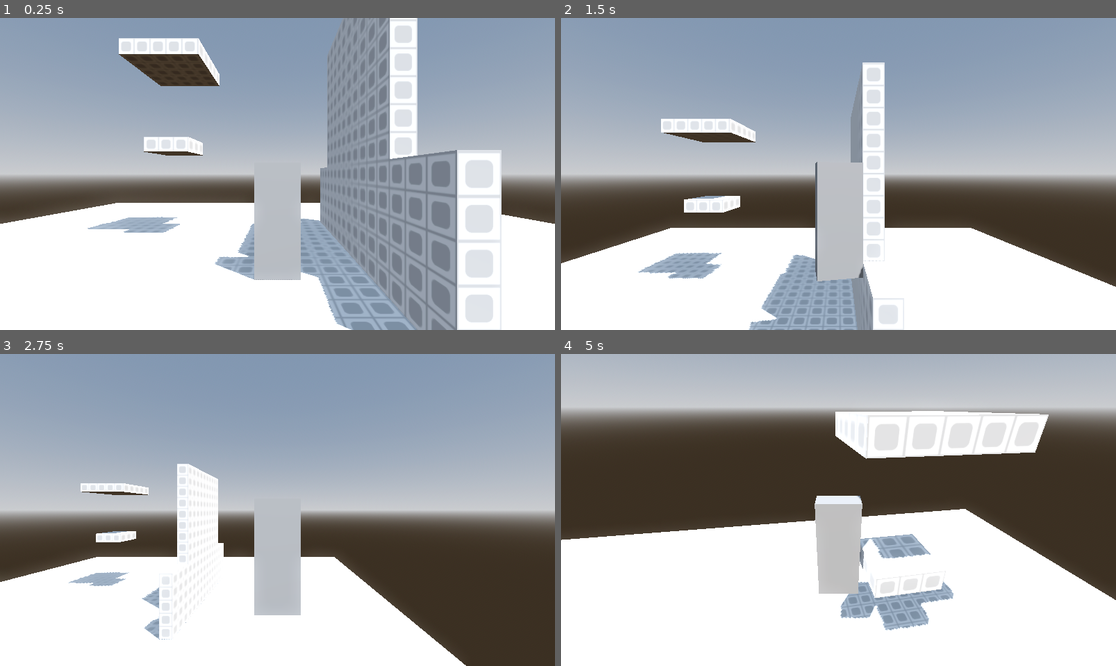
Above: before the commit, frames 1-4 (two rows, left to right).
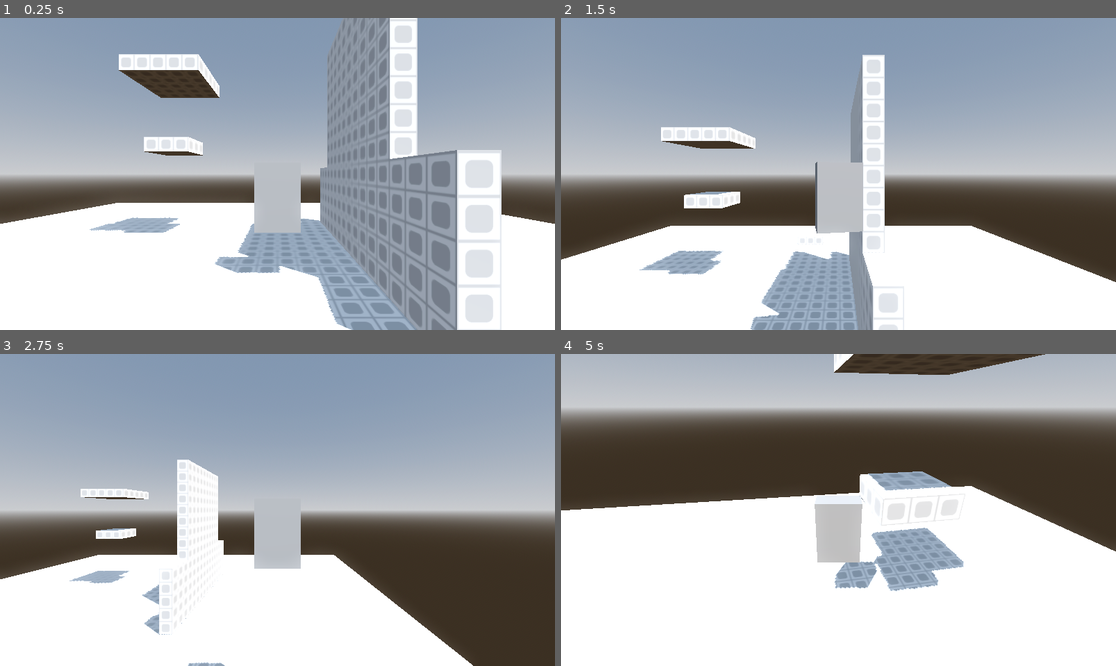
Above: after the commit, the same moments.

Repository: Natelytle/jomolith
Game: Godot game, scene res://Scenes/main.tscn
The game is run twice, just before and just after one commit, with the same random seed, the same clock (stepped at 60 frames per second) and the same inputs.
Inputs (mouse positions are in pixels of both pictures, inside the frame that each line leads up to):
- Up to frame 1 (0.25 s): no input
- Up to frame 2 (1.5 s): move the mouse to (960, 158) at 0.52 s; hold D (right) 0.53-1.28 s; hold Space (jump) 0.53-1.28 s; move the mouse to (727, 189) at 1.27 s; hold S (backward) from 1.28 s (still down); right-click (727, 189) at 1.35 s
- Up to frame 3 (2.75 s): tap Space (jump) at 1.52, 1.55, 1.82 s; move the mouse to (333, 441) at 2.02 s; release S (backward) at 2.03 s; hold D (right) from 2.03 s (still down); hold Space (jump) from 2.03 s (still down); tap Shift (shift_lock) at 2.1 s
- Up to frame 4 (5 s): move the mouse to (810, 572) at 2.77 s; release D (right) at 2.78 s; release Space (jump) at 2.78 s; hold W (forward) from 2.78 s (still down); tap Mouse wheel up (zoom_in) at 2.85 s; tap Space (jump) at 3.02, 3.05, 3.32, 4.35, 4.52, 4.82 s; move the mouse to (877, 513) at 3.52 s; hold Space (jump) 3.53-4.28 s; tap Mouse wheel down (zoom_out) at 3.6 s; move the mouse to (794, 506) at 4.27 s

The runs differ from the first frame. In frame 1, 3.8% of the frame differs, in the area x 6-94%, y 6-96%; in frame 2, 6.0%; in frame 3, 3.2%; in frame 4, 21%, in the area x 0-100%, y 0-89%.

Commit message:
Implement a leg hitbox

Diff:
--- a/Scenes/main.tscn
+++ b/Scenes/main.tscn
@@ -1,8 +1,9 @@
-[gd_scene load_steps=11 format=3 uid="uid://h4pwgavpjngs"]
+[gd_scene load_steps=12 format=3 uid="uid://h4pwgavpjngs"]
 
 [ext_resource type="Texture2D" uid="uid://btoef73roaw3p" path="res://Assets/stud.png" id="1_jjgbg"]
 [ext_resource type="Script" uid="uid://dth1luwuqr57k" path="res://Scripts/player.gd" id="2_bo1nx"]
 [ext_resource type="Script" uid="uid://dwawk6mdin4bn" path="res://Scripts/player_camera.gd" id="3_8gbba"]
+[ext_resource type="Script" uid="uid://d0om88yju5he1" path="res://Scripts/hitbox_legs.gd" id="3_kry3j"]
 [ext_resource type="Script" uid="uid://s8h6behrjjwb" path="res://Scripts/camera_follow.gd" id="4_jjvhh"]
 
 [sub_resource type="ProceduralSkyMaterial" id="ProceduralSkyMaterial_7dm0k"]
@@ -29,7 +30,7 @@
 uv1_triplanar = true
 
 [sub_resource type="BoxShape3D" id="BoxShape3D_8gbba"]
-size = Vector3(2, 5, 1)
+size = Vector3(2, 3, 1)
 
 [node name="Main" type="Node3D"]
 
@@ -68,20 +69,83 @@
 material = SubResource("StandardMaterial3D_jjvhh")
 
 [node name="CSGBox3D5" type="CSGBox3D" parent="Stage/CSGBox3D"]
-transform = Transform3D(1, 0, 0, 0, 1, 0, 0, 0, 1, -7.44894, 13, -6.49654)
+transform = Transform3D(1, 0, 0, 0, 1, 0, 0, 0, 1, -7.44894, 12, -6.49654)
 size = Vector3(5, 1, 5)
+material = SubResource("StandardMaterial3D_jjvhh")
+
+[node name="CSGBox3D6" type="CSGBox3D" parent="Stage/CSGBox3D"]
+transform = Transform3D(1, 0, 0, 0, 1, 0, 0, 0, 1, -0.5, 1, -16.5)
+use_collision = true
+size = Vector3(3, 1, 3)
 material = SubResource("StandardMaterial3D_jjvhh")
 
 [node name="Player" type="CharacterBody3D" parent="."]
 floor_snap_length = 1.0
 script = ExtResource("2_bo1nx")
 
-[node name="Hitbox" type="CollisionShape3D" parent="Player"]
-transform = Transform3D(1, 0, 0, 0, 1, 0, 0, 0, 1, 0, 2.5, 0)
+[node name="HitboxTorso" type="CollisionShape3D" parent="Player"]
+transform = Transform3D(1, 0, 0, 0, 1, 0, 0, 0, 1, 0, 3.5, 0)
 shape = SubResource("BoxShape3D_8gbba")
 
-[node name="Avatar" type="CSGBox3D" parent="Player/Hitbox"]
-size = Vector3(2, 5, 1)
+[node name="Avatar" type="CSGBox3D" parent="Player/HitboxTorso"]
+size = Vector3(2, 3, 1)
+
+[node name="HitboxLegs" type="Node3D" parent="Player/HitboxTorso"]
+transform = Transform3D(1, 0, 0, 0, 1, 0, 0, 0, 1, 0, -1.5, 0)
+script = ExtResource("3_kry3j")
+
+[node name="Center" type="Node3D" parent="Player/HitboxTorso/HitboxLegs"]
+
+[node name="RayCast3D" type="RayCast3D" parent="Player/HitboxTorso/HitboxLegs/Center"]
+target_position = Vector3(0, -3.5, 0)
+
+[node name="Left" type="Node3D" parent="Player/HitboxTorso/HitboxLegs"]
+transform = Transform3D(1, 0, 0, 0, 1, 0, 0, 0, 1, -0.95, 0, 0)
+
+[node name="RayCast3D" type="RayCast3D" parent="Player/HitboxTorso/HitboxLegs/Left"]
+target_position = Vector3(0, -3.5, 0)
+
+[node name="Right" type="Node3D" parent="Player/HitboxTorso/HitboxLegs"]
+transform = Transform3D(1, 0, 0, 0, 1, 0, 0, 0, 1, 0.95, 0, 0)
+
+[node name="RayCast3D" type="RayCast3D" parent="Player/HitboxTorso/HitboxLegs/Right"]
+target_position = Vector3(0, -3.5, 0)
+
+[node name="Front" type="Node3D" parent="Player/HitboxTorso/HitboxLegs"]
+transform = Transform3D(1, 0, 0, 0, 1, 0, 0, 0, 1, 0, 0, -0.45)
+
+[node name="RayCast3D" type="RayCast3D" parent="Player/HitboxTorso/HitboxLegs/Front"]
+target_position = Vector3(0, -3.5, 0)
+
+[node name="Back" type="Node3D" parent="Player/HitboxTorso/HitboxLegs"]
+transform = Transform3D(1, 0, 0, 0, 1, 0, 0, 0, 1, 0, 0, 0.45)
+
+[node name="RayCast3D" type="RayCast3D" parent="Player/HitboxTorso/HitboxLegs/Back"]
+target_position = Vector3(0, -3.5, 0)
+
+[node name="FrontLeft" type="Node3D" parent="Player/HitboxTorso/HitboxLegs"]
+transform = Transform3D(1, 0, 0, 0, 1, 0, 0, 0, 1, -0.95, 0, -0.45)
+
+[node name="RayCast3D" type="RayCast3D" parent="Player/HitboxTorso/HitboxLegs/FrontLeft"]
+target_position = Vector3(0, -3.5, 0)
+
+[node name="FrontRight" type="Node3D" parent="Player/HitboxTorso/HitboxLegs"]
+transform = Transform3D(1, 0, 0, 0, 1, 0, 0, 0, 1, 0.95, 0, -0.45)
+
+[node name="RayCast3D" type="RayCast3D" parent="Player/HitboxTorso/HitboxLegs/FrontRight"]
+target_position = Vector3(0, -3.5, 0)
+
+[node name="BackLeft" type="Node3D" parent="Player/HitboxTorso/HitboxLegs"]
+transform = Transform3D(1, 0, 0, 0, 1, 0, 0, 0, 1, -0.95, 0, 0.45)
+
+[node name="RayCast3D" type="RayCast3D" parent="Player/HitboxTorso/HitboxLegs/BackLeft"]
+target_position = Vector3(0, -3.5, 0)
+
+[node name="BackRight" type="Node3D" parent="Player/HitboxTorso/HitboxLegs"]
+transform = Transform3D(1, 0, 0, 0, 1, 0, 0, 0, 1, 0.95, 0, 0.45)
+
+[node name="RayCast3D" type="RayCast3D" parent="Player/HitboxTorso/HitboxLegs/BackRight"]
+target_position = Vector3(0, -3.5, 0)
 
 [node name="PlayerCameraPivot" type="Node3D" parent="Player"]
 top_level = true
--- /dev/null
+++ b/Scripts/hitbox_legs.gd
@@ -0,0 +1,45 @@
+extends Node3D
+
+@onready var center: RayCast3D = $"Center/RayCast3D"
+@onready var left: RayCast3D = $"Left/RayCast3D"
+@onready var right: RayCast3D = $"Right/RayCast3D"
+@onready var front: RayCast3D = $"Front/RayCast3D"
+@onready var back: RayCast3D = $"Back/RayCast3D"
+@onready var frontLeft: RayCast3D = $"FrontLeft/RayCast3D"
+@onready var frontRight: RayCast3D = $"FrontRight/RayCast3D"
+@onready var backLeft: RayCast3D = $"BackLeft/RayCast3D"
+@onready var backRight: RayCast3D = $"BackRight/RayCast3D"
+
+var centerPoints = []
+var otherPoints = []
+
+func _ready() -> void:
+	centerPoints.append_array([center, front, back])
+	otherPoints.append_array([left, right, frontLeft, frontRight, backLeft, backRight])
+
+func get_average_length() -> float:
+	var centerDistances = []
+
+	for point in centerPoints:
+		if point.is_colliding():
+			centerDistances.append(point.global_transform.origin.distance_to(point.get_collision_point()))
+
+	if centerDistances.size() > 0:
+		centerDistances.sort()
+
+		var sum = 0
+		var div = 0
+
+		for i in min(centerDistances.size(), 6):
+			sum += centerDistances[i]
+			div += 1
+
+		return sum / div
+
+	var minDistance = 4
+
+	for point in otherPoints:
+		if point.is_colliding():
+			minDistance = min(point.global_transform.origin.distance_to(point.get_collision_point()), minDistance)
+
+	return minDistance
--- a/Scripts/player.gd
+++ b/Scripts/player.gd
@@ -1,17 +1,18 @@
 extends CharacterBody3D
 @onready var camera: Node3D = $"PlayerCameraPivot"
-@onready var hitbox: CollisionShape3D = $Hitbox
+@onready var hitbox: CollisionShape3D = $"HitboxTorso"
+@onready var hitboxLegs: Node3D = hitbox.get_node("HitboxLegs")
 
 # movement
 const MAX_SPEED = 16
 const GROUND_ACCELERATION = 80
 const AIR_ACCELERATION = 15
 const JUMP_VELOCITY = 50
-const COYOTE_TIME = 0.2
+const COYOTE_TIME = 0.08
 
 var currentSpeed = 0
 var currentMovementVector = Vector3.ZERO
-var timeSinceLastOnFloor = 0
+var coyoteTimeTimer = 0
 
 # mouse
 var mouse_locked = false
@@ -50,15 +51,20 @@
 
 
 func _physics_process(delta: float) -> void:
-	if not is_on_floor():
-		timeSinceLastOnFloor += delta
+	var averageLength = hitboxLegs.get_average_length()
+
+	var isOnFloor = averageLength < 2.1
+
+	if not isOnFloor:
 		velocity += get_gravity() * delta
+		coyoteTimeTimer += delta
 	else:
-		timeSinceLastOnFloor = 0
+		velocity.y = -get_gravity().y * (2 - averageLength) / 10
+		coyoteTimeTimer = 0
 
-	if Input.is_action_pressed("jump") and timeSinceLastOnFloor <= COYOTE_TIME:
+	if Input.is_action_pressed("jump") and coyoteTimeTimer <= COYOTE_TIME:
 		velocity.y = JUMP_VELOCITY
-		timeSinceLastOnFloor += COYOTE_TIME
+		coyoteTimeTimer += COYOTE_TIME
 
 	# Get the input direction and handle the movement/deceleration.
 	var input_dir := Input.get_vector("left", "right", "forward", "backward")
@@ -66,7 +72,7 @@
 	var direction = (transform.basis.rotated(Vector3.UP, camera.rotation.y) * Vector3(input_dir.x, 0, input_dir.y)).normalized()
 	var targetMovementVector = direction * MAX_SPEED
 
-	if is_on_floor():
+	if isOnFloor:
 		currentMovementVector = accelerate(currentMovementVector, targetMovementVector, GROUND_ACCELERATION, delta)
 	else:
 		currentMovementVector = accelerate(currentMovementVector, targetMovementVector, AIR_ACCELERATION, delta)
Not shown, added: Scripts/hitbox_legs.gd.uid
